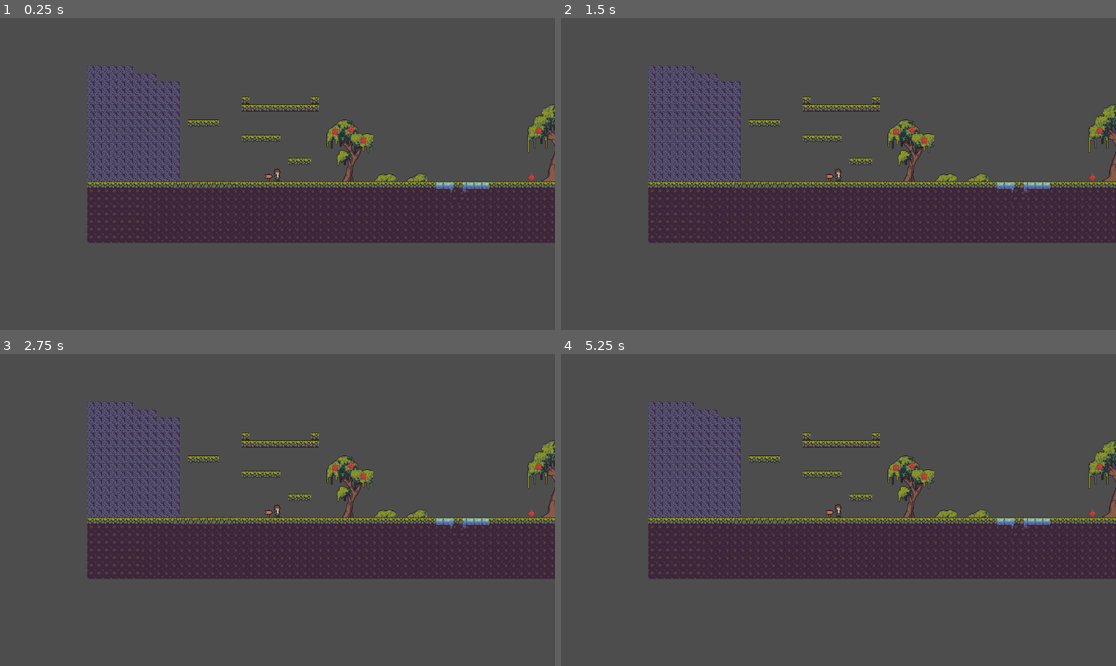
Above: before the commit, frames 1-4 (two rows, left to right).
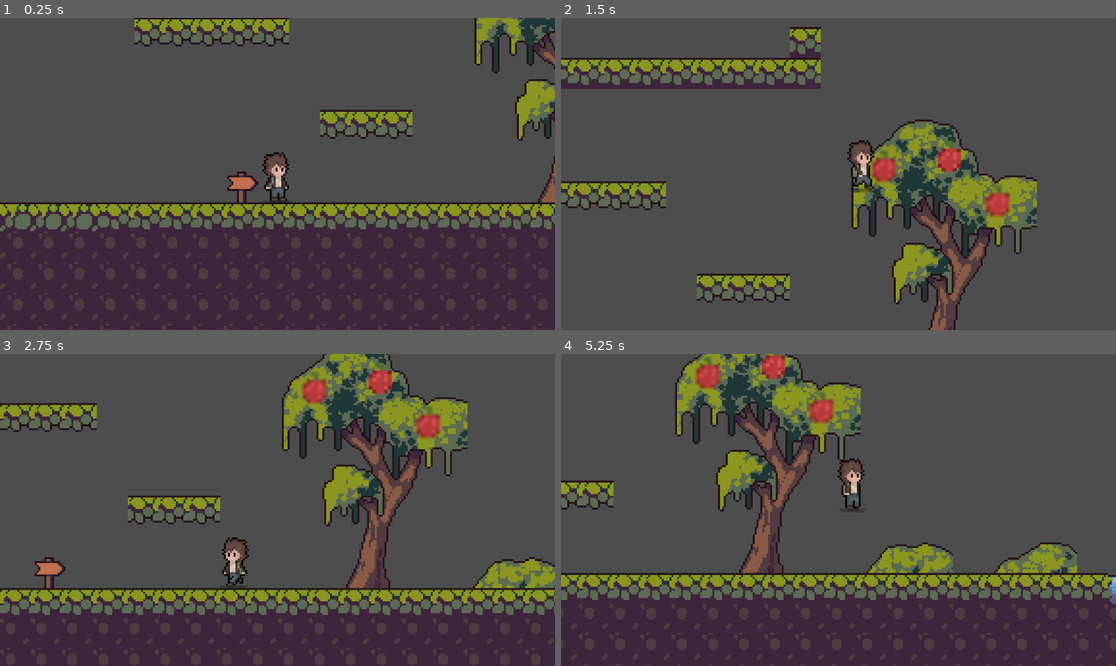
Above: after the commit, the same moments.

Repository: thalyssonDEV/hope
Game: Godot game, scene res://scenes/mundo.tscn
Two runs of this game, one before a commit and one after it. Both use one fixed random seed, a clock stepped at 60 frames per second and the inputs below.
Inputs:
- Up to frame 1 (0.25 s): no input
- Up to frame 2 (1.5 s): hold Right (right, bound only after the commit) from 0.53 s (still down); tap Up (jump, bound only after the commit) at 0.6, 0.77, 1.07, 1.35 s
- Up to frame 3 (2.75 s): tap Up (jump, bound only after the commit) at 1.52, 1.82, 2.1 s; release Right (right, bound only after the commit) at 2.03 s; hold Left (left, bound only after the commit) from 2.03 s (still down)
- Up to frame 4 (5.25 s): release Left (left, bound only after the commit) at 2.78 s; hold Right (right, bound only after the commit) 2.78-4.28 s; tap Up (jump, bound only after the commit) at 2.85, 3.02, 3.32, 3.6, 3.77, 4.07, 4.35, 4.52, 4.82, 5.1 s; hold Left (left, bound only after the commit) 4.28-5.03 s; hold Right (right, bound only after the commit) from 5.03 s (still down)

The runs differ from the first frame. In frame 1, 48% of the frame differs, in the area x 0-100%, y 0-100%; in frame 2, 33%; in frame 3, 54%; in frame 4, 55%.

Commit message:
add:atalho

Diff:
--- a/hope1.0/inventory/inv_ui.gd
+++ b/hope1.0/inventory/inv_ui.gd
@@ -8,7 +8,7 @@
 	close()
 
 func  _process(delta):
-	if Input.is_action_just_pressed("f"):
+	if Input.is_action_just_pressed("]}[rendering]textures/canvas_textures/default_texture_filter"):
 		if is_open:
 			close()
 		else:
--- a/hope1.0/project.godot
+++ b/hope1.0/project.godot
@@ -20,11 +20,41 @@
 project/assembly_name="Hope Project"
 
 [input]
+
+"]}[rendering]textures/canvas_textures/default_texture_filter"={
+"deadzone": null,
+"events": [Object(InputEventKey,"resource_local_to_scene":false,"resource_name":"","device":-1,"window_id":0,"alt_pressed":false,"shift_pressed":false,"ctrl_pressed":false,"meta_pressed":false,"pressed":false,"keycode":0,"physical_keycode":70,"key_label":0,"unicode":102,"echo":false,"script":null)
+]
+}
+renderer/rendering_method={
+"deadzone": null,
+"events": []
+}
+renderer/rendering_method.mobile={
+"deadzone": 0.0,
+"events": []
+}
+jump={
+"deadzone": 0.5,
+"events": [Object(InputEventKey,"resource_local_to_scene":false,"resource_name":"","device":-1,"window_id":0,"alt_pressed":false,"shift_pressed":false,"ctrl_pressed":false,"meta_pressed":false,"pressed":false,"keycode":0,"physical_keycode":4194320,"key_label":0,"unicode":0,"echo":false,"script":null)
+, Object(InputEventKey,"resource_local_to_scene":false,"resource_name":"","device":-1,"window_id":0,"alt_pressed":false,"shift_pressed":false,"ctrl_pressed":false,"meta_pressed":false,"pressed":false,"keycode":0,"physical_keycode":87,"key_label":0,"unicode":119,"echo":false,"script":null)
+, Object(InputEventKey,"resource_local_to_scene":false,"resource_name":"","device":-1,"window_id":0,"alt_pressed":false,"shift_pressed":false,"ctrl_pressed":false,"meta_pressed":false,"pressed":false,"keycode":0,"physical_keycode":32,"key_label":0,"unicode":32,"echo":false,"script":null)
+]
+}
+left={
+"deadzone": 0.5,
+"events": [Object(InputEventKey,"resource_local_to_scene":false,"resource_name":"","device":-1,"window_id":0,"alt_pressed":false,"shift_pressed":false,"ctrl_pressed":false,"meta_pressed":false,"pressed":false,"keycode":0,"physical_keycode":4194319,"key_label":0,"unicode":0,"echo":false,"script":null)
+, Object(InputEventKey,"resource_local_to_scene":false,"resource_name":"","device":-1,"window_id":0,"alt_pressed":false,"shift_pressed":false,"ctrl_pressed":false,"meta_pressed":false,"pressed":false,"keycode":0,"physical_keycode":65,"key_label":0,"unicode":97,"echo":false,"script":null)
+]
+}
+right={
+"deadzone": 0.5,
+"events": [Object(InputEventKey,"resource_local_to_scene":false,"resource_name":"","device":-1,"window_id":0,"alt_pressed":false,"shift_pressed":false,"ctrl_pressed":false,"meta_pressed":false,"pressed":false,"keycode":0,"physical_keycode":4194321,"key_label":0,"unicode":0,"echo":false,"script":null)
+, Object(InputEventKey,"resource_local_to_scene":false,"resource_name":"","device":-1,"window_id":0,"alt_pressed":false,"shift_pressed":false,"ctrl_pressed":false,"meta_pressed":false,"pressed":false,"keycode":0,"physical_keycode":68,"key_label":0,"unicode":100,"echo":false,"script":null)
 ]
 }
 
 [rendering]
 
-textures/canvas_textures/default_texture_filter=0
 renderer/rendering_method="gl_compatibility"
 renderer/rendering_method.mobile="gl_compatibility"
--- a/hope1.0/scenes/player.tscn
+++ b/hope1.0/scenes/player.tscn
@@ -81,6 +81,7 @@
 shape = SubResource("CapsuleShape2D_wafhu")
 
 [node name="Camera2D" type="Camera2D" parent="."]
+zoom = Vector2(4, 4)
 position_smoothing_enabled = true
 
 [node name="Inv_UI" parent="." instance=ExtResource("5_dcc37")]
